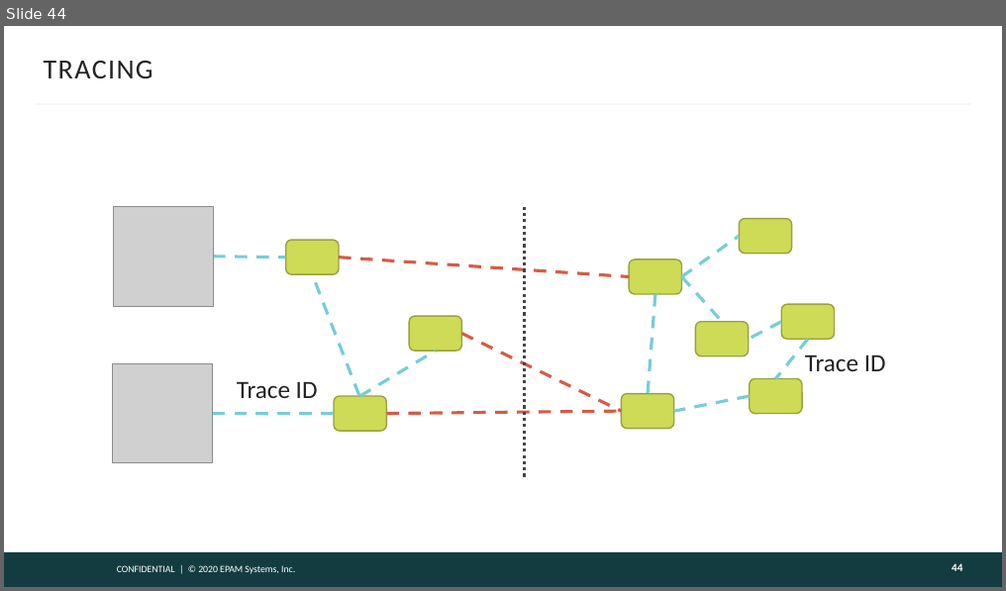
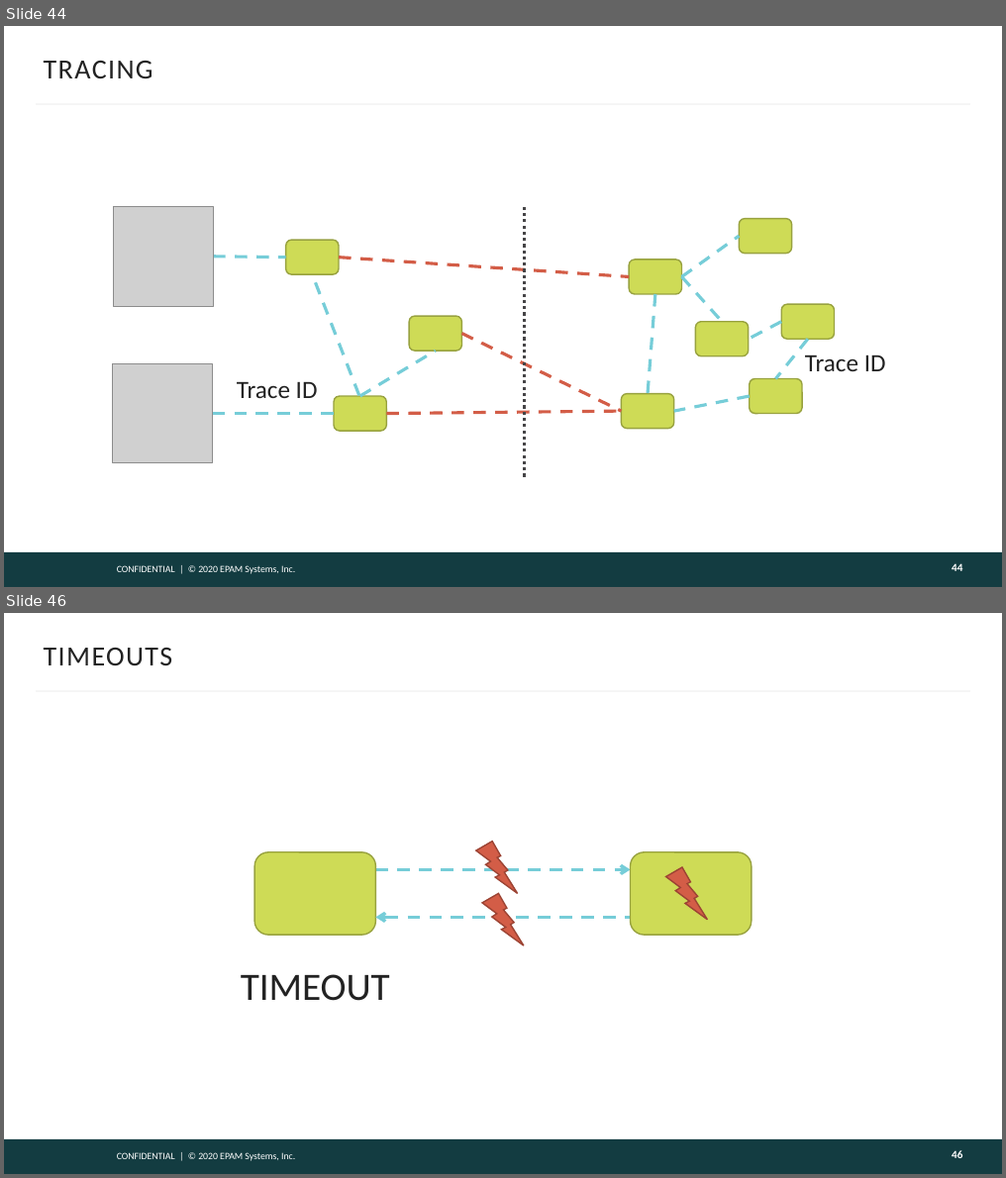
Before and after one commit to gitaroktato/introduction-to-microservices, a slide deck: lecture_3_microservice_patterns.pptx. Shown one above the other, each under a label of ours: slide 44 before the commit, slides 44 and 46 after it; the slides between them are not shown. The pictures are 1006x591 and 1006x1178 pixels, drawn with LibreOffice and Linux fonts; fonts in the diff are those of the drawing; grey boxes stand for pictures; background and template pictures are left out. Boxes give left, top, right and bottom in pixels: in the first picture for what was removed or moved away, otherwise in the second. Text is boxed around its words. In the diff, an @@ line names an element or a change of style, - is before the commit and + after.

```diff
--- a/lecture_3_microservice_patterns.pptx
+++ b/lecture_3_microservice_patterns.pptx
@@ slide 46 added at (4,613,1002,1174), background #FFFFFF; not listed: 3 template elements that a slide beside it also shows @@
@@ title added at (44,648,173,665), 20 pt, text #222222 @@
+TIMEOUTS
@@ lightning bolt added at (476,842,517,893), fill #D35D47, outline #9C4535 1 pt @@
@@ group added at (254,853,751,936): 2 arrows, 2 rounded rectangles @@
@@ lightning bolt added at (665,867,707,919), fill #D35D47, outline #9C4535 1 pt @@
@@ lightning bolt added at (482,893,523,946), fill #D35D47, outline #9C4535 1 pt @@
@@ text added at (241,974,390,1001), 28 pt, text #222222 @@
+TIMEOUT
@@ page number added at (951,1151,962,1158), 8 pt, text #FEFEFE, bold @@
+46
```
Also in this commit, not shown: 3 slides changed, 2 other slides added.
